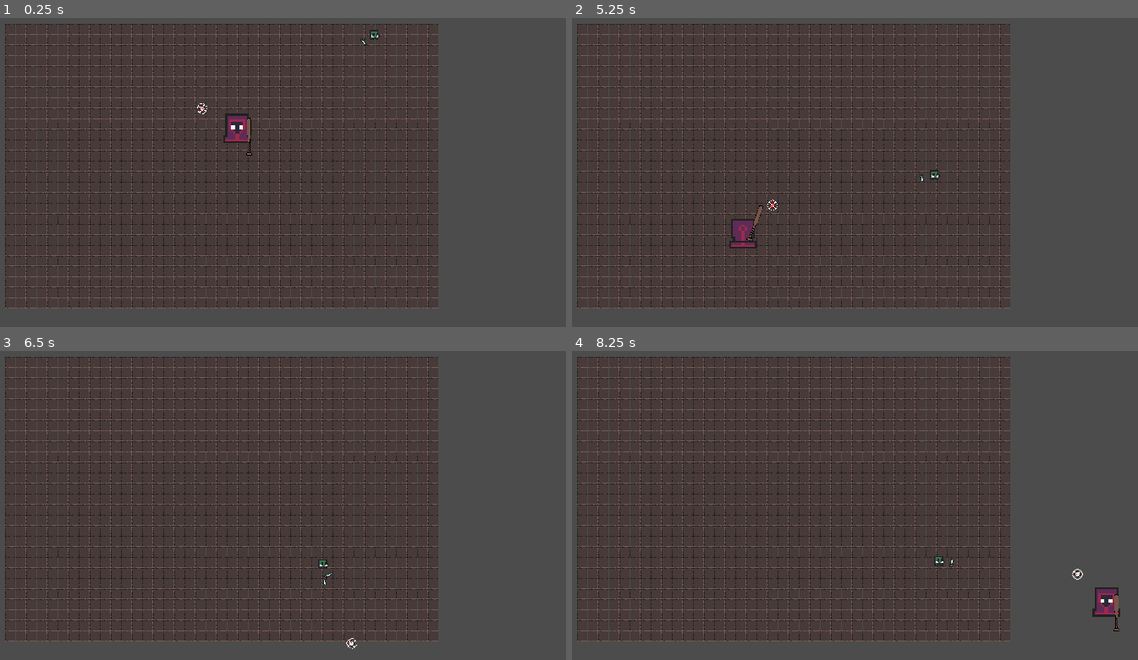
Above: before the commit, frames 1-4 (two rows, left to right).
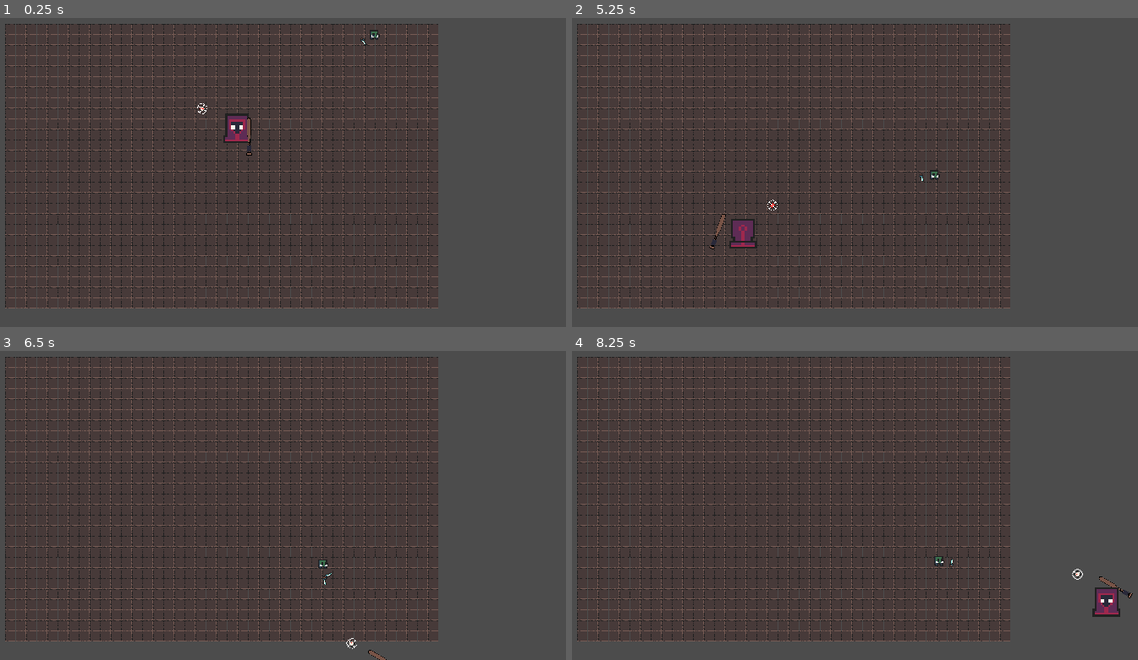
Above: after the commit, the same moments.

Repository: Kiingst/Dont-Bring-a-Bat-to-Gun-Fight
Game: Godot game, scene res://Assets/Levels/Level_Script/Level.tscn
Same seed, same stepped clock (60 frames per second), same inputs: the game is played once before the commit and once after it.
Inputs (mouse positions are in pixels of both pictures, inside the frame that each line leads up to):
- Up to frame 1 (0.25 s): no input
- Up to frame 2 (5.25 s): tap Enter at 0.5 s; move the mouse to (956, 110) at 0.52 s; press the mouse at (956, 110) at 0.53 s; hold D (Move_Right) 0.53-1.28 s; move the mouse to (673, 147) at 1.27 s; release the mouse at (673, 147) at 1.28 s; hold S (Move_Down) 1.28-2.03 s; tap Space (Roll) at 1.35, 3.6 s; click (673, 147) at 1.55 s; move the mouse to (877, 42) at 2.02 s; press the mouse at (877, 42) at 2.03 s; hold D (Move_Right) 2.03-2.78 s; move the mouse to (775, 209) at 2.77 s; release the mouse at (775, 209) at 2.78 s; hold W (Move_Up) 2.78-3.53 s; click (775, 209) at 2.85 s; move the mouse to (1013, 187) at 3.52 s; press the mouse at (1013, 187) at 3.53 s; hold A (Move_Left) 3.53-5.03 s; move the mouse to (605, 70) at 4.27 s; release the mouse at (605, 70) at 4.28 s; click (605, 70) at 4.35 s; move the mouse to (843, 129) at 5.02 s; press the mouse at (843, 129) at 5.03 s; hold S (Move_Down) from 5.03 s (still down)
- Up to frame 3 (6.5 s): move the mouse to (135, 363) at 5.77 s; release S (Move_Down) at 5.78 s; release the mouse at (135, 363) at 5.78 s; hold D (Move_Right) from 5.78 s (still down); tap Space (Roll) at 5.85 s; click (135, 363) at 6.05 s
- Up to frame 4 (8.25 s): move the mouse to (956, 443) at 6.52 s; release D (Move_Right) at 6.53 s; press the mouse at (956, 443) at 6.53 s; hold W (Move_Up) 6.53-7.28 s; move the mouse to (673, 480) at 7.27 s; release the mouse at (673, 480) at 7.28 s; hold D (Move_Right) 7.28-8.03 s; click (673, 480) at 7.35 s; move the mouse to (877, 375) at 8.02 s; press the mouse at (877, 375) at 8.03 s; hold S (Move_Down) from 8.03 s (still down); tap Space (Roll) at 8.1 s

The runs differ from the first frame. In frame 1, less than 0.1% of the frame differs, in the area x 43-45%, y 41-44%; in frame 2, 0.1%; in frame 3, less than 0.1%; in frame 4, 0.2%, in the area x 93-100%, y 72-91%.

Commit message:
fixing swing animation

Diff:
--- a/Assets/Levels/Level_Script/Level.tscn
+++ b/Assets/Levels/Level_Script/Level.tscn
@@ -12,6 +12,7 @@
 current = true
 
 [node name="TileMap" type="TileMap" parent="."]
+z_index = -5
 tile_set = ExtResource( 2 )
 cell_size = Vector2( 16, 16 )
 format = 1
--- a/Assets/Player/Player_Script/Player.gd
+++ b/Assets/Player/Player_Script/Player.gd
@@ -13,6 +13,7 @@
 onready var Weapon_animation_tree = $Player_Weapon/AnimationTree
 onready var Weapon_animation_mode = Weapon_animation_tree.get("parameters/playback")
 onready var swing_left = $Player_Weapon/AnimationPlayer.get_animation("Gungeon_Swing_Left")
+onready var follow_thr = $Player_Weapon/AnimationPlayer.get_animation("Gungeon_Followthrough_Left")
 var swing_ready = false
 var isSwinging = false
 
@@ -114,7 +115,6 @@
 				if swing_ready == false:
 					Weapon_animation_mode.travel("Gungeon_Charge_Left")
 				else:
-					print("swingfuncisrunning")
 					swing()
 			2:
 				pass
@@ -132,10 +132,15 @@
 func swing():
 	isSwinging = true
 	var look_vec = get_global_mouse_position() - global_position
-	var keyvaluepos = look_vec.normalized() * 50
-	var keyvaluerot = rad2deg(look_vec.angle()) + 90
+	var keyvaluepos = look_vec.normalized() * 60
+	var keyvaluerot = (rad2deg(look_vec.angle()) + 90) - 360
+	print(keyvaluerot)
 	ChangeAnimationValue(swing_left, "Player_Weapon:position", 0.2, keyvaluepos)
 	ChangeAnimationValue(swing_left, "Player_Weapon:rotation_degrees", 0.2, keyvaluerot)
+	var keyvaluefollow = keyvaluepos
+	keyvaluefollow.x -= 20
+	ChangeAnimationValue(follow_thr, "Player_Weapon:position", 0.2 , keyvaluefollow)
+	ChangeAnimationValue(follow_thr, "Player_Weapon:position", 0 , keyvaluerot)
 	print(keyvaluerot)
 	Weapon_animation_mode.travel("Gungeon_Swing_Left")
 
@@ -171,9 +176,10 @@
 		"Gungeon_Charge_Right":
 			pass
 		"Gungeon_Swing_Left":
-			print("done swinging")
+			Weapon_animation_mode.travel("Gungeon_Followthrough_Left")
+		"Gungeon_Swing_Right":
+			pass
+		"Followthrough":
+			Weapon_animation_mode.travel("Idle")
 			isSwinging = false
 			swing_ready = false
-			Weapon_animation_mode.travel("Idle")
-		"Gungeon_Swing_Right":
-			pass
--- a/Assets/Player/Player_Script/Player_Weapon.tscn
+++ b/Assets/Player/Player_Script/Player_Weapon.tscn
@@ -102,9 +102,9 @@
 "values": [ 0 ]
 }
 
-[sub_resource type="Animation" id=7]
-resource_name = "Gungeon_Swing_Left"
-length = 0.2
+[sub_resource type="Animation" id=21]
+resource_name = "Gungeon_Followthrough_Left"
+length = 0.3
 tracks/0/type = "value"
 tracks/0/path = NodePath("Player_Weapon:z_index")
 tracks/0/interp = 1
@@ -112,10 +112,10 @@
 tracks/0/imported = false
 tracks/0/enabled = true
 tracks/0/keys = {
-"times": PoolRealArray( 0 ),
-"transitions": PoolRealArray( 1 ),
-"update": 1,
-"values": [ 0 ]
+"times": PoolRealArray( 0, 0.2 ),
+"transitions": PoolRealArray( 1, 1 ),
+"update": 1,
+"values": [ 0, -1 ]
 }
 tracks/1/type = "value"
 tracks/1/path = NodePath("Player_Weapon:position")
@@ -124,10 +124,10 @@
 tracks/1/imported = false
 tracks/1/enabled = true
 tracks/1/keys = {
-"times": PoolRealArray( 0, 0.2 ),
-"transitions": PoolRealArray( 1, 1 ),
-"update": 0,
-"values": [ Vector2( -20, -14 ), Vector2( -20, -14 ) ]
+"times": PoolRealArray( 0.1 ),
+"transitions": PoolRealArray( 1 ),
+"update": 0,
+"values": [ Vector2( -20, -14 ) ]
 }
 tracks/2/type = "value"
 tracks/2/path = NodePath("Player_Weapon:rotation_degrees")
@@ -136,7 +136,73 @@
 tracks/2/imported = false
 tracks/2/enabled = true
 tracks/2/keys = {
+"times": PoolRealArray( 0, 0.3 ),
+"transitions": PoolRealArray( 1, 1 ),
+"update": 0,
+"values": [ 0.0, -60.0 ]
+}
+tracks/3/type = "value"
+tracks/3/path = NodePath("Player_Weapon/Hit_Area/area:disabled")
+tracks/3/interp = 1
+tracks/3/loop_wrap = true
+tracks/3/imported = false
+tracks/3/enabled = true
+tracks/3/keys = {
+"times": PoolRealArray( 0 ),
+"transitions": PoolRealArray( 1 ),
+"update": 1,
+"values": [ true ]
+}
+tracks/4/type = "method"
+tracks/4/path = NodePath("FollowThrough")
+tracks/4/interp = 1
+tracks/4/loop_wrap = true
+tracks/4/imported = false
+tracks/4/enabled = true
+tracks/4/keys = {
+"times": PoolRealArray( 0 ),
+"transitions": PoolRealArray( 1 ),
+"values": [ {
+"args": [ -1 ],
+"method": "start"
+} ]
+}
+
+[sub_resource type="Animation" id=7]
+resource_name = "Gungeon_Swing_Left"
+length = 0.5
+tracks/0/type = "value"
+tracks/0/path = NodePath("Player_Weapon:z_index")
+tracks/0/interp = 1
+tracks/0/loop_wrap = true
+tracks/0/imported = false
+tracks/0/enabled = true
+tracks/0/keys = {
+"times": PoolRealArray( 0 ),
+"transitions": PoolRealArray( 1 ),
+"update": 1,
+"values": [ 0 ]
+}
+tracks/1/type = "value"
+tracks/1/path = NodePath("Player_Weapon:position")
+tracks/1/interp = 1
+tracks/1/loop_wrap = true
+tracks/1/imported = false
+tracks/1/enabled = true
+tracks/1/keys = {
 "times": PoolRealArray( 0, 0.2 ),
+"transitions": PoolRealArray( 1, 1 ),
+"update": 1,
+"values": [ Vector2( -20, -14 ), Vector2( -20, -14 ) ]
+}
+tracks/2/type = "value"
+tracks/2/path = NodePath("Player_Weapon:rotation_degrees")
+tracks/2/interp = 1
+tracks/2/loop_wrap = true
+tracks/2/imported = false
+tracks/2/enabled = true
+tracks/2/keys = {
+"times": PoolRealArray( 0.00092718, 0.2 ),
 "transitions": PoolRealArray( 1, 1 ),
 "update": 1,
 "values": [ 20.0, 90.0 ]
@@ -155,6 +221,18 @@
 "method": "start"
 } ]
 }
+tracks/4/type = "value"
+tracks/4/path = NodePath("Player_Weapon/Hit_Area/area:disabled")
+tracks/4/interp = 1
+tracks/4/loop_wrap = true
+tracks/4/imported = false
+tracks/4/enabled = true
+tracks/4/keys = {
+"times": PoolRealArray( 0, 0.3 ),
+"transitions": PoolRealArray( 1, 1 ),
+"update": 1,
+"values": [ false, true ]
+}
 
 [sub_resource type="Animation" id=9]
 resource_name = "Idle"
@@ -195,6 +273,18 @@
 "update": 1,
 "values": [ true ]
 }
+tracks/3/type = "value"
+tracks/3/path = NodePath("Player_Weapon:z_index")
+tracks/3/interp = 1
+tracks/3/loop_wrap = true
+tracks/3/imported = false
+tracks/3/enabled = true
+tracks/3/keys = {
+"times": PoolRealArray( 0 ),
+"transitions": PoolRealArray( 1 ),
+"update": 1,
+"values": [ 0 ]
+}
 
 [sub_resource type="Animation" id=2]
 length = 0.001
@@ -344,6 +434,9 @@
 [sub_resource type="AnimationNodeAnimation" id=16]
 animation = "Gungeon_Charge_Right"
 
+[sub_resource type="AnimationNodeAnimation" id=22]
+animation = "Gungeon_Followthrough_Left"
+
 [sub_resource type="AnimationNodeAnimation" id=17]
 animation = "Gungeon_Swing_Left"
 
@@ -357,20 +450,26 @@
 
 [sub_resource type="AnimationNodeStateMachineTransition" id=20]
 
-[sub_resource type="AnimationNodeStateMachineTransition" id=21]
+[sub_resource type="AnimationNodeStateMachineTransition" id=23]
+switch_mode = 2
+
+[sub_resource type="AnimationNodeStateMachineTransition" id=24]
 switch_mode = 2
 
 [sub_resource type="AnimationNodeStateMachine" id=10]
 states/Gungeon_Charge_Left/node = SubResource( 15 )
-states/Gungeon_Charge_Left/position = Vector2( 737, 26 )
+states/Gungeon_Charge_Left/position = Vector2( 716.5, -0.5 )
 states/Gungeon_Charge_Right/node = SubResource( 16 )
 states/Gungeon_Charge_Right/position = Vector2( 790, 165 )
+states/Gungeon_Followthrough_Left/node = SubResource( 22 )
+states/Gungeon_Followthrough_Left/position = Vector2( 1458, 12.5 )
 states/Gungeon_Swing_Left/node = SubResource( 17 )
-states/Gungeon_Swing_Left/position = Vector2( 1110, 44 )
+states/Gungeon_Swing_Left/position = Vector2( 1091, -1.5 )
 states/Idle/node = SubResource( 13 )
 states/Idle/position = Vector2( 484, 86 )
-transitions = [ "Idle", "Gungeon_Charge_Left", SubResource(  …(104 unchanged characters)… bResource( 20 ), "Gungeon_Swing_Left", "Idle", SubResource( 21 ) ]
+transitions = [ "Idle", "Gungeon_Charge_Left", SubResource(  …(104 unchanged characters)… bResource( 20 ), "Gungeon_Swing_Left", "Gungeon_Followthrough_Left", SubResource( 23 ), "Gungeon_Followthrough_Left", "Idle", SubResource( 24 ) ]
 start_node = "Idle"
+graph_offset = Vector2( 0, -42.8443 )
 
 [sub_resource type="AnimationNodeStateMachinePlayback" id=11]
 
@@ -379,7 +478,6 @@
 
 [node name="Sprite" type="Sprite" parent="."]
 visible = false
-scale = Vector2( 2, 2 )
 texture = ExtResource( 2 )
 
 [node name="Player_Weapon" type="Sprite" parent="."]
@@ -395,9 +493,10 @@
 disabled = true
 
 [node name="AnimationPlayer" type="AnimationPlayer" parent="."]
-playback_speed = 0.25
+playback_speed = 0.1
 anims/Gungeon_Charge_Left = SubResource( 8 )
 anims/Gungeon_Charge_Right = SubResource( 14 )
+anims/Gungeon_Followthrough_Left = SubResource( 21 )
 anims/Gungeon_Swing_Left = SubResource( 7 )
 anims/Idle = SubResource( 9 )
 anims/RESET = SubResource( 2 )
@@ -418,8 +517,13 @@
 wait_time = 0.4
 one_shot = true
 
+[node name="FollowThrough" type="Timer" parent="."]
+wait_time = 0.2
+one_shot = true
+
 [node name="Timer" type="Timer" parent="."]
 
 [connection signal="animation_finished" from="AnimationPlayer" to="." method="_on_AnimationPlayer_animation_finished"]
 [connection signal="timeout" from="Left_ChargeTime" to="." method="_on_ChargeTime_timeout"]
 [connection signal="timeout" from="Swing" to="." method="_on_Swing_timeout"]
+[connection signal="timeout" from="FollowThrough" to="." method="_on_FollowThrough_timeout"]
Not shown: 1 places in Assets/Player/Player_Script/Player_Weapon.tscn that only renumber resources
Binary file changed: Assets/Player/Player_Weapons/Bat/Weapon_Bat.png
Not shown, changed: Assets/.DS_Store
Not shown, changed: Assets/Player/.DS_Store
